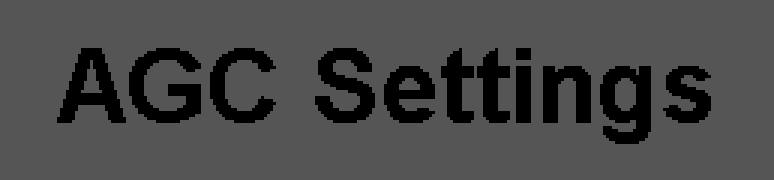
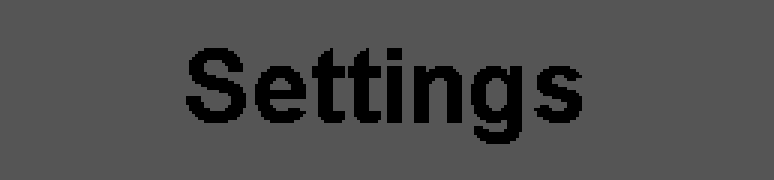
Comparing the layer stacks of the two (774, 180) images. Changes:
renamed "AGC Settings" to "Settings", painted on it over [57, 48, 711, 144]
